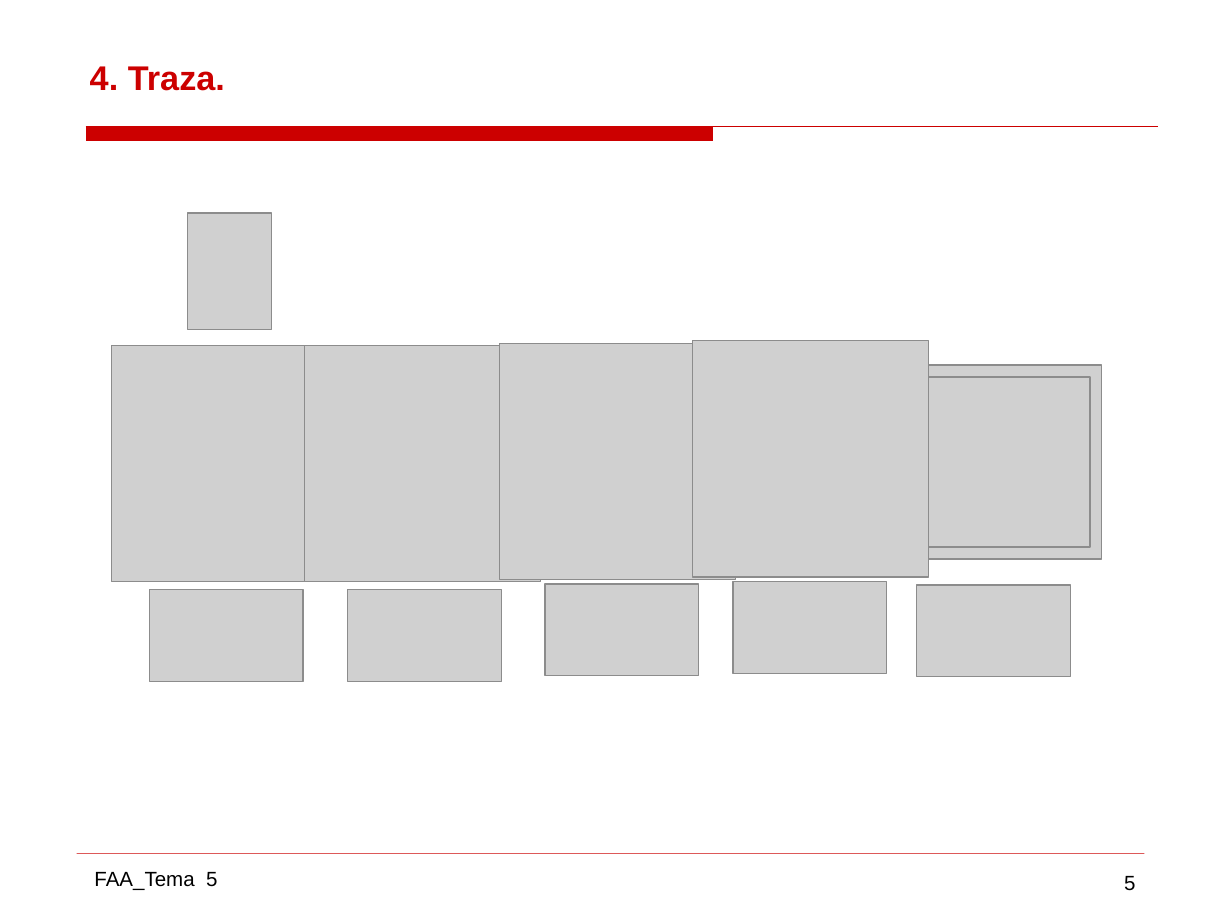
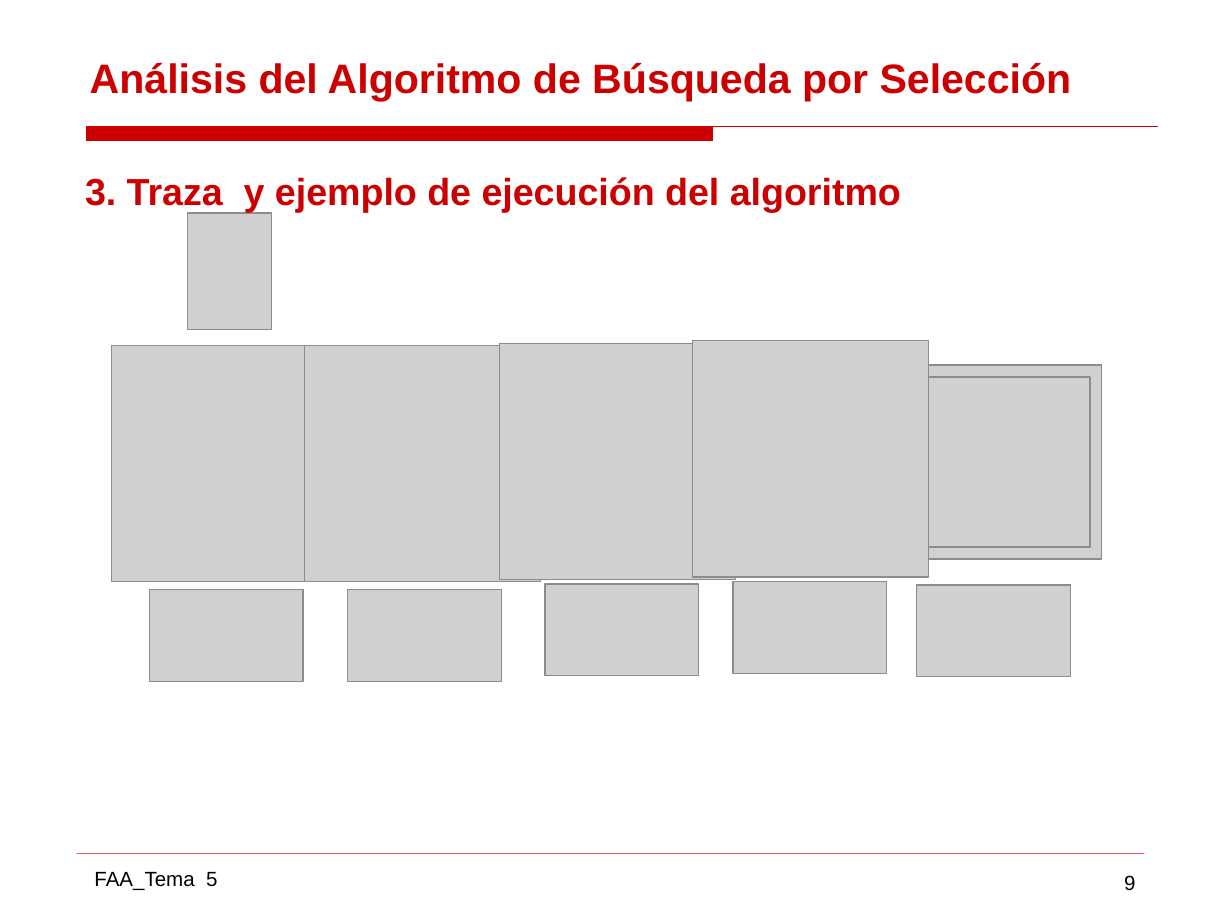
Before and after one commit to gabrielpr96/ETSIcode, a slide deck: slide 9 of FAA/Practica 2 AAD/AAD_11.pptx (slide 5 before the commit). Drawn at 1232x924 pixels with LibreOffice and Linux fonts; fonts in the diff are those of the drawing; grey boxes stand for pictures. Boxes give left, top, right and bottom in pixels: in the first picture for what was removed or moved away, otherwise in the second. Text is boxed around its words. In the diff, an @@ line names an element or a change of style, - is before the commit and + after.

```diff
--- a/FAA/Practica 2 AAD/AAD_11.pptx
+++ b/FAA/Practica 2 AAD/AAD_11.pptx
@@ title at box(90, 63, 1072, 101): text changed; size 20 to 24 pt @@
-4. Traza.
+Análisis del Algoritmo de Búsqueda por Selección
@@ text added at box(85, 177, 901, 212), 22 pt, text #CC0000, bold @@
+3. Traza y ejemplo de ejecución del algoritmo
@@ page number at box(1124, 875, 1135, 891): text changed @@
-5
+9
```
Also in this commit, not shown: 4 other slides changed, 31 slides added, 6 slides removed, 18 other files.
